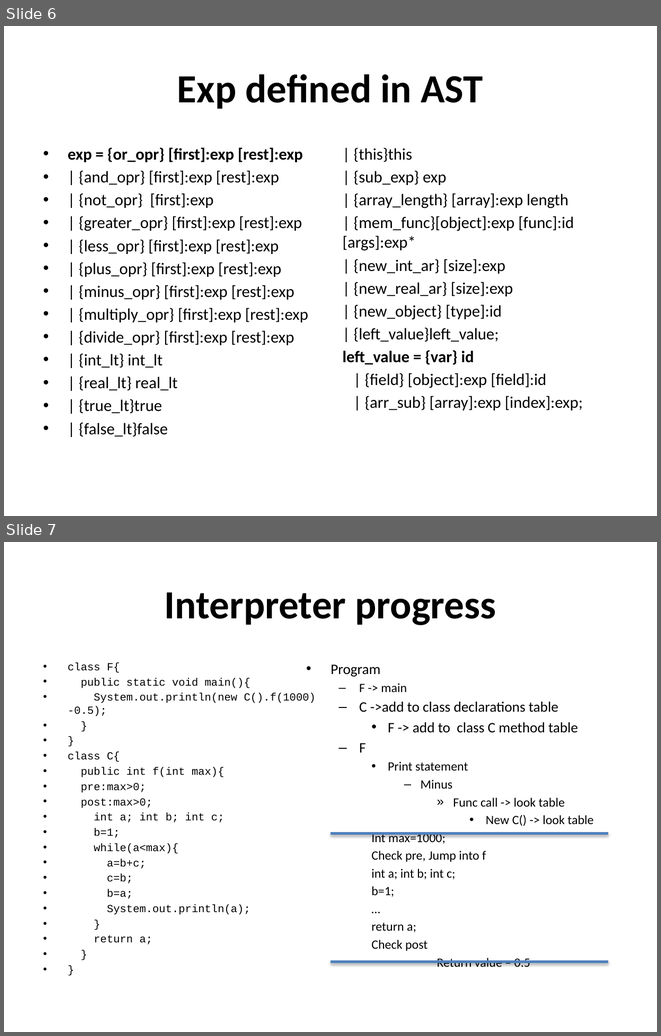
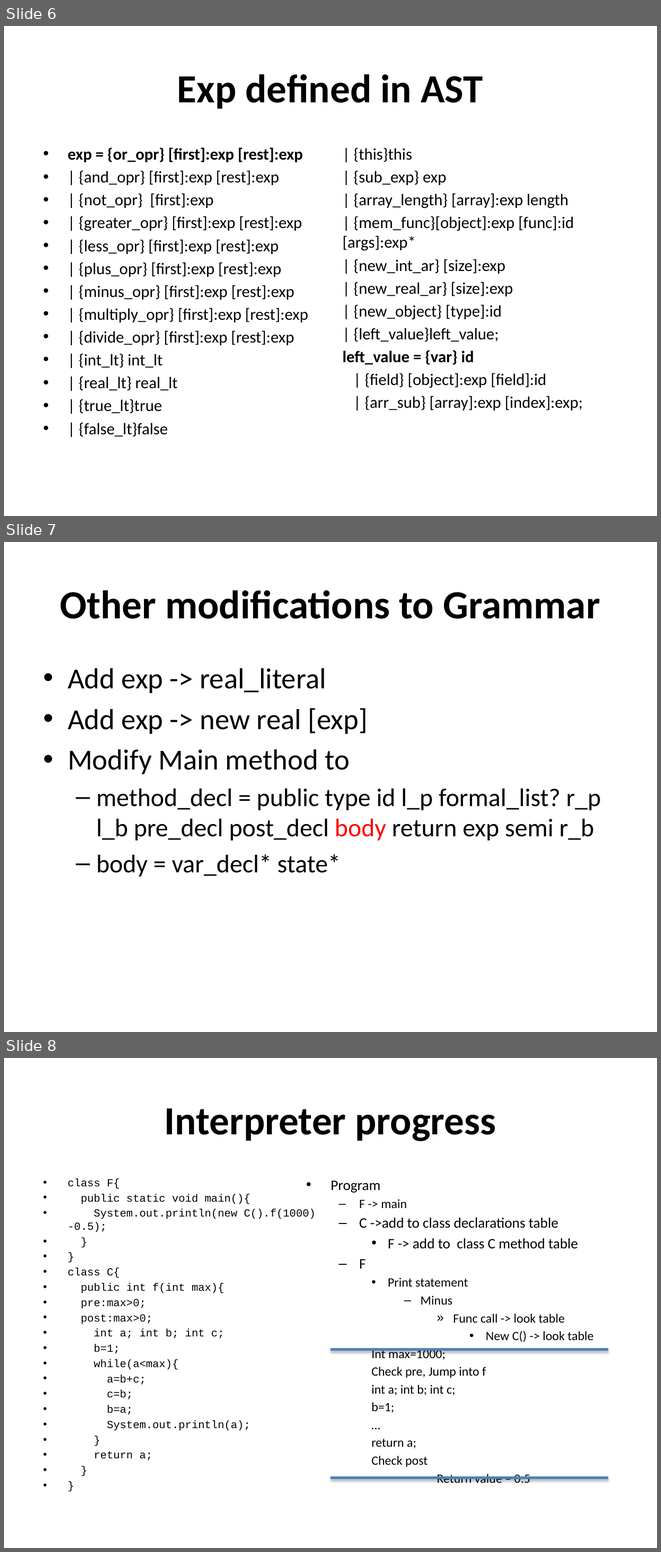
Before and after one commit to farseerfc/sjtuxyz, a slide deck: documents/XYZ Gramma.pptx. Shown one above the other, each under a label of ours: slides 6 and 7 before the commit, slides 6, 7 and 8 after it. The pictures are 661x1036 and 661x1552 pixels, drawn with LibreOffice and Linux fonts; fonts in the diff are those of the drawing. Boxes give left, top, right and bottom in pixels: in the first picture for what was removed or moved away, otherwise in the second. Text is boxed around its words. In the diff, an @@ line names an element or a change of style, - is before the commit and + after.

```diff
--- a/documents/XYZ Gramma.pptx
+++ b/documents/XYZ Gramma.pptx
@@ slide 7 added at box(4, 542, 657, 1032), background #FFFFFF @@
@@ title added at box(60, 590, 600, 619), 44 pt, text #000000, bold @@
+Other modifications to Grammar
@@ text added at box(68, 668, 601, 876), 28 pt, text #000000 @@
+• Add exp -> real_literal
+• Add exp -> new real [exp]
+• Modify Main method to
+  – method_decl = public type id l_p formal_list? r_p l_b pre_decl post_decl body return exp semi r_b
+  – body = var_decl* state*
@@ what was slide 7 is now slide 8 @@
```
Also in this commit, not shown: 1 other slide added, 1 slide removed, 1 other file.
